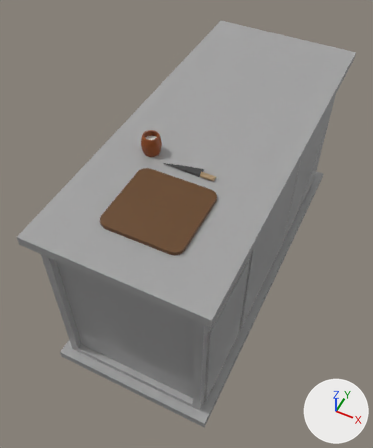
The Blender file 학과체험오브젝/blend/한식조리대.blend as it was, and as the next commit left it.
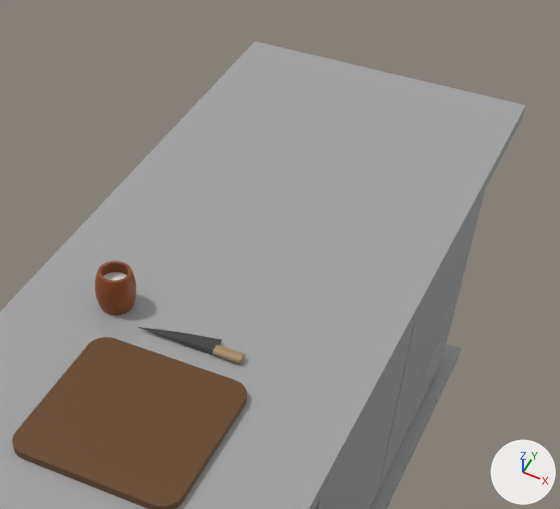
Old and new are each drawn whole from a camera (50 mm lens) standing at (8.2, -19.9, 21.8) and looking at (-1.0, -1.5, -1.2) and again close up on the part from 25% to 100% of the width and 0% to 57% of the height. Arrows for +X, +Y and +Z are at lower right; the lights stay in place.
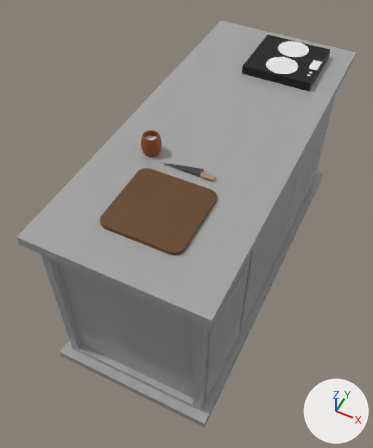
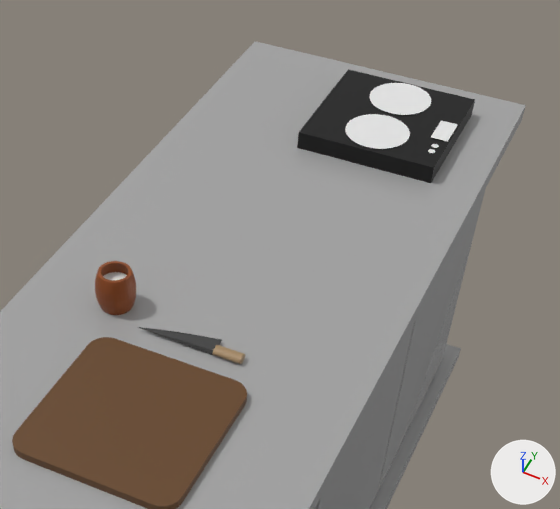
Where the newer file only moved an object's origin or applied its transform, the numbers keep the older frame.

Boxes [x1, y1, x2, y2] around the edits, measured in the close-ups (560 x 509 px):
'전기레인지', added
    after: [297, 69, 475, 183]
    faces in mat_black (black #000000): [297, 69, 475, 183]
    faces in mat_white_001 (white #e7e7e7): [345, 83, 458, 153]

The change in detail:
Material 'black' (mat_black) is new.
Its base color is (0.0, 0.0, 0.0) (black #000000).
Material 'white.001' (mat_white_001) is new.
Its base color is (0.8, 0.8, 0.8) (white #e7e7e7).
Mesh me_circle_003 is new.
It has 140 vertices, 11 faces and spans x -2.57..1.07, y -1.36..2.27, z -0.27..0.01.
Faces by material slot: [5, 6].
It uses material mat_white_001 (white #e7e7e7).
It uses material mat_black (black #000000).
Object '전기레인지' (ob_전기레인지) is new; it shows me_circle_003.
Its location is (2.01, 6.73, 5.75).
Its scale is (1.1, 1.1, 1.88).
